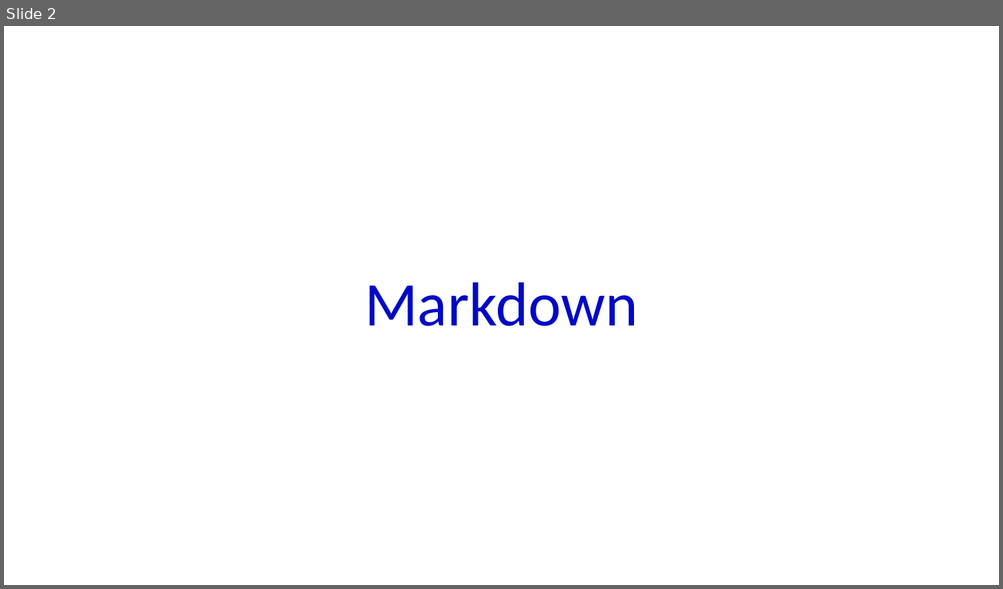
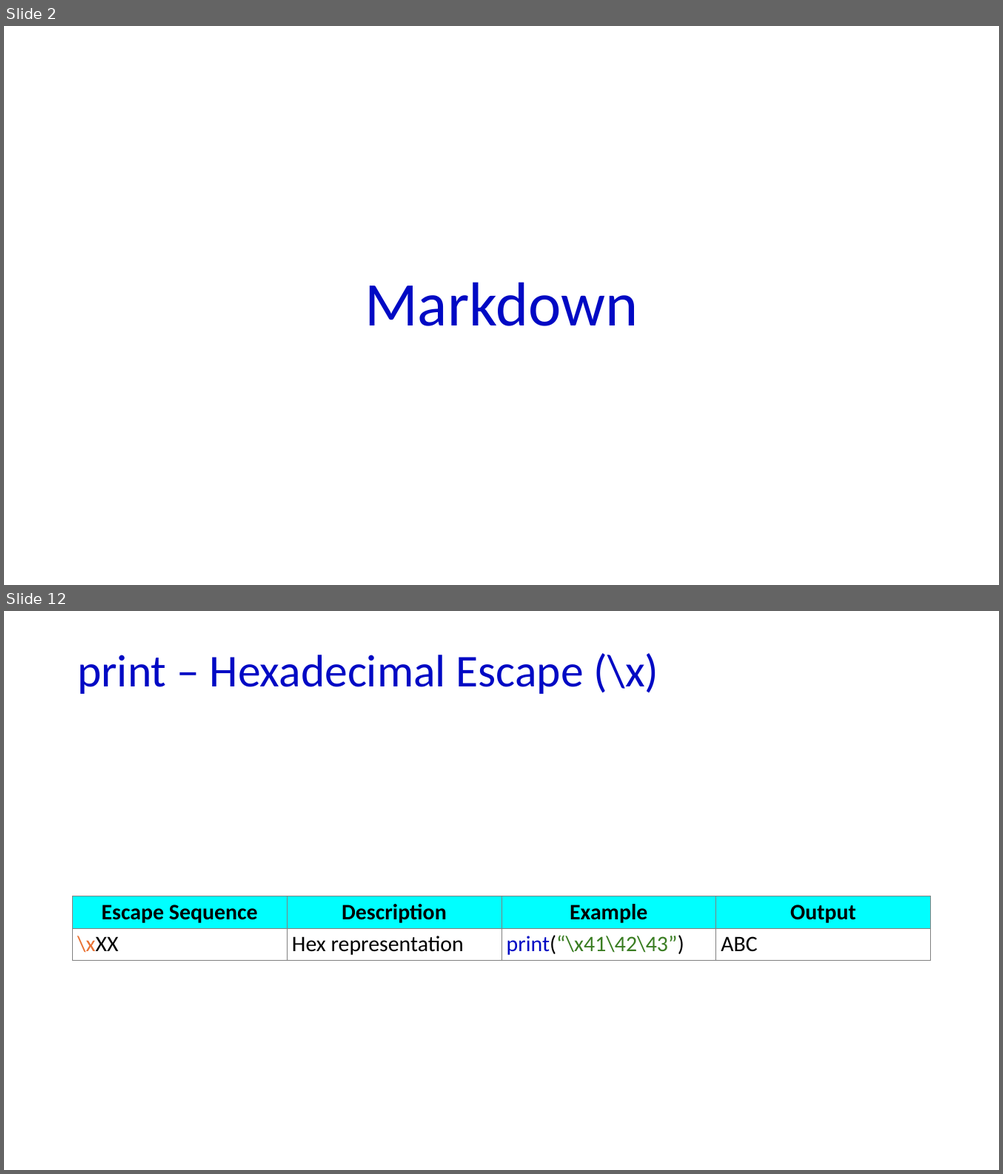
Before and after one commit to marslearnings/Machine-Learning-With-Python, a slide deck: ppt/Python.pptx. Shown one above the other, each under a label of ours: slide 2 before the commit, slides 2 and 12 after it; the slides between them are not shown. The pictures are 1003x589 and 1003x1174 pixels, drawn with LibreOffice and Linux fonts; fonts in the diff are those of the drawing. Boxes give left, top, right and bottom in pixels: in the first picture for what was removed or moved away, otherwise in the second. Text is boxed around its words. In the diff, an @@ line names an element or a change of style, - is before the commit and + after.

Commit message:
added new concept print statements

```diff
--- a/ppt/Python.pptx
+++ b/ppt/Python.pptx
@@ slide 12 added at <box>4,611,999,1170</box>, background #FFFFFF @@
@@ title added at <box>77,653,659,694</box>, 66 pt, text #0009C4 @@
+print – Hexadecimal Escape (\x)
@@ table added at <box>73,897,930,960</box>, 2 rows, 4 columns @@
+Escape Sequence | Description | Example | Output
+\xXX | Hex representation | print(“\x41\42\43”) | ABC
```
Also in this commit, not shown: 10 other slides added, 4 other files.
